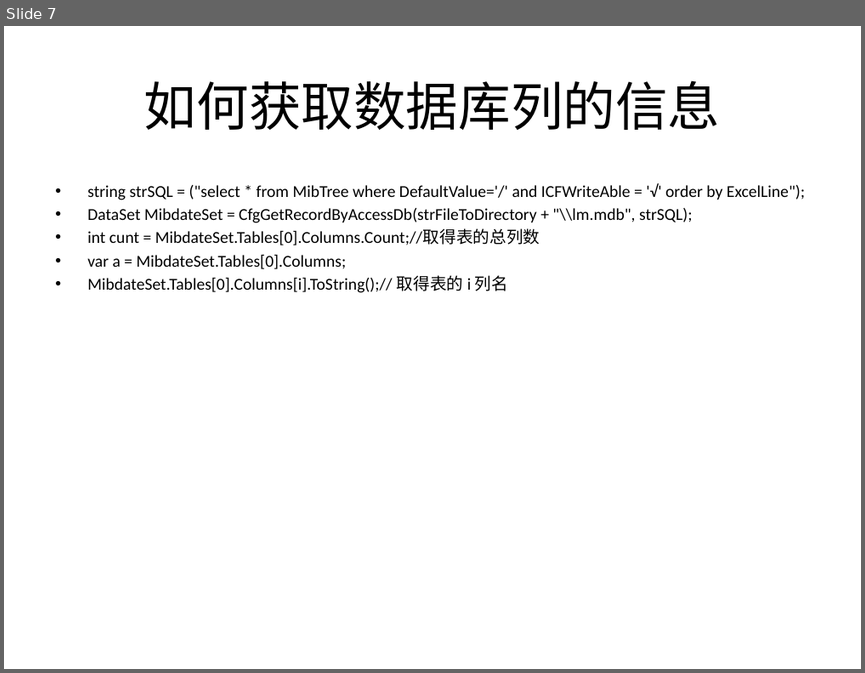
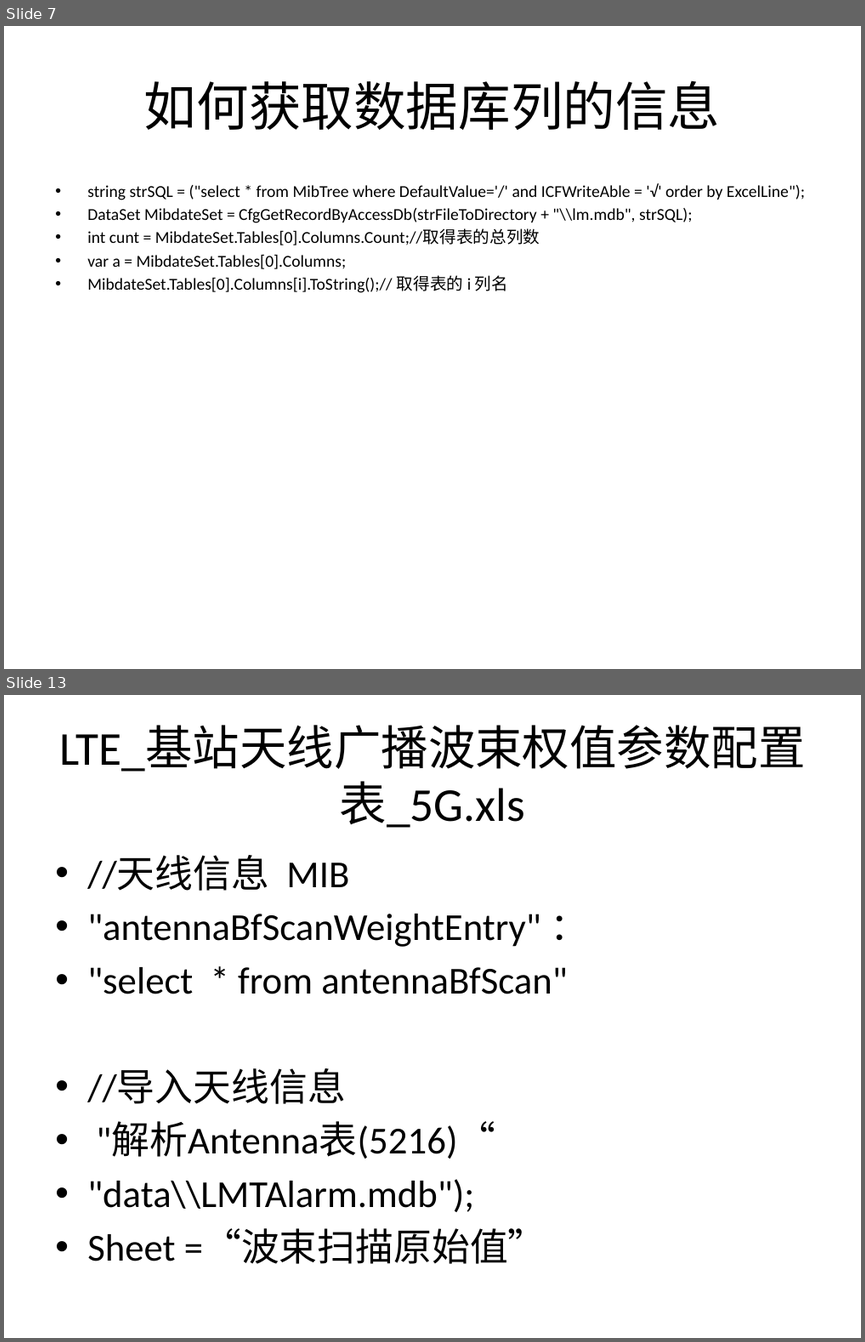
Before and after one commit to 180579045/LMT2018, a slide deck: Doc/参考文档/生成cfg相关文档/转化过程总结 ： cfg 转化过程.pptx. Shown one above the other, each under a label of ours: slide 7 before the commit, slides 7 and 13 after it; the slides between them are not shown. The pictures are 865x673 and 865x1342 pixels, drawn with LibreOffice and Linux fonts; fonts in the diff are those of the drawing. Boxes give left, top, right and bottom in pixels: in the first picture for what was removed or moved away, otherwise in the second. Text is boxed around its words. In the diff, an @@ line names an element or a change of style, - is before the commit and + after.

Commit message:
天线excel———BS 处 获取数据，但没处理结构

```diff
--- a/Doc/参考文档/生成cfg相关文档/转化过程总结 ： cfg 转化过程.pptx
+++ b/Doc/参考文档/生成cfg相关文档/转化过程总结 ： cfg 转化过程.pptx
@@ slide 13 added at [4,695,861,1338], background #FFFFFF @@
@@ title added at [59,725,805,828], 39.6 pt, text #000000 @@
+LTE_基站天线广播波束权值参数配置表_5G.xls
@@ text added at [87,856,568,1264], 32 pt, text #000000 @@
+• //天线信息 MIB
+• "antennaBfScanWeightEntry" ：
+• "select * from antennaBfScan"
+• //导入天线信息
+• "解析Antenna表(5216)“
+• "data\\LMTAlarm.mdb");
+• Sheet =“波束扫描原始值”
```
Also in this commit, not shown: 5 other slides added, 2 other files.
